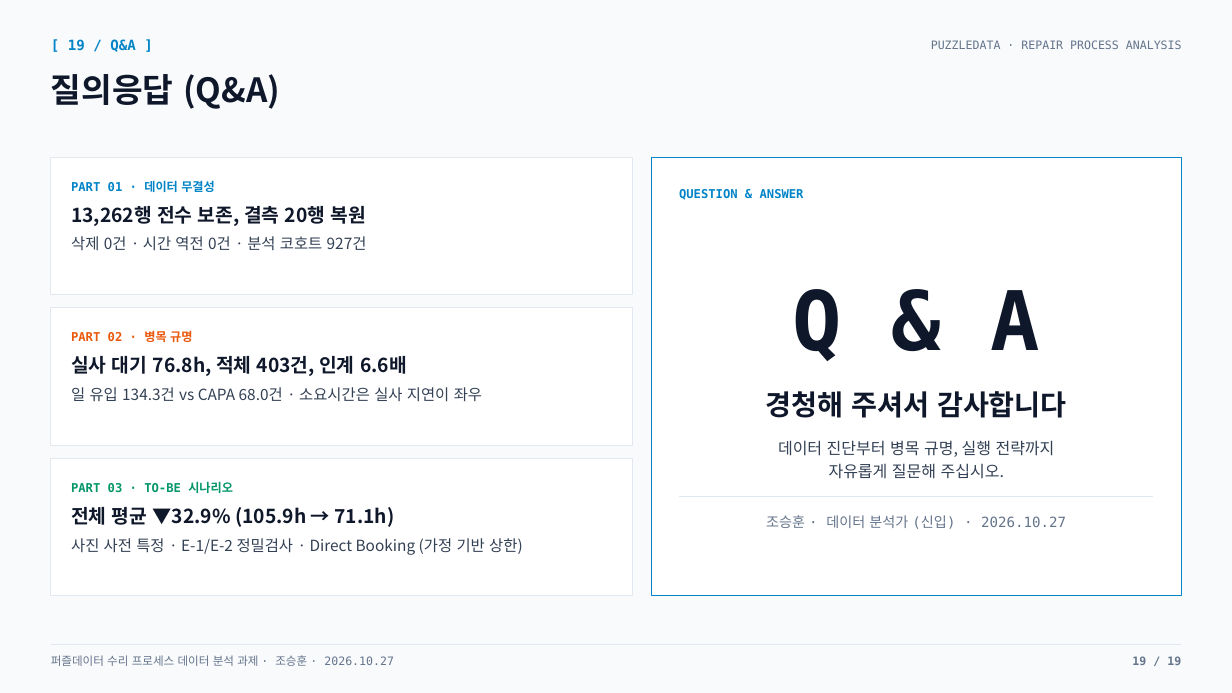
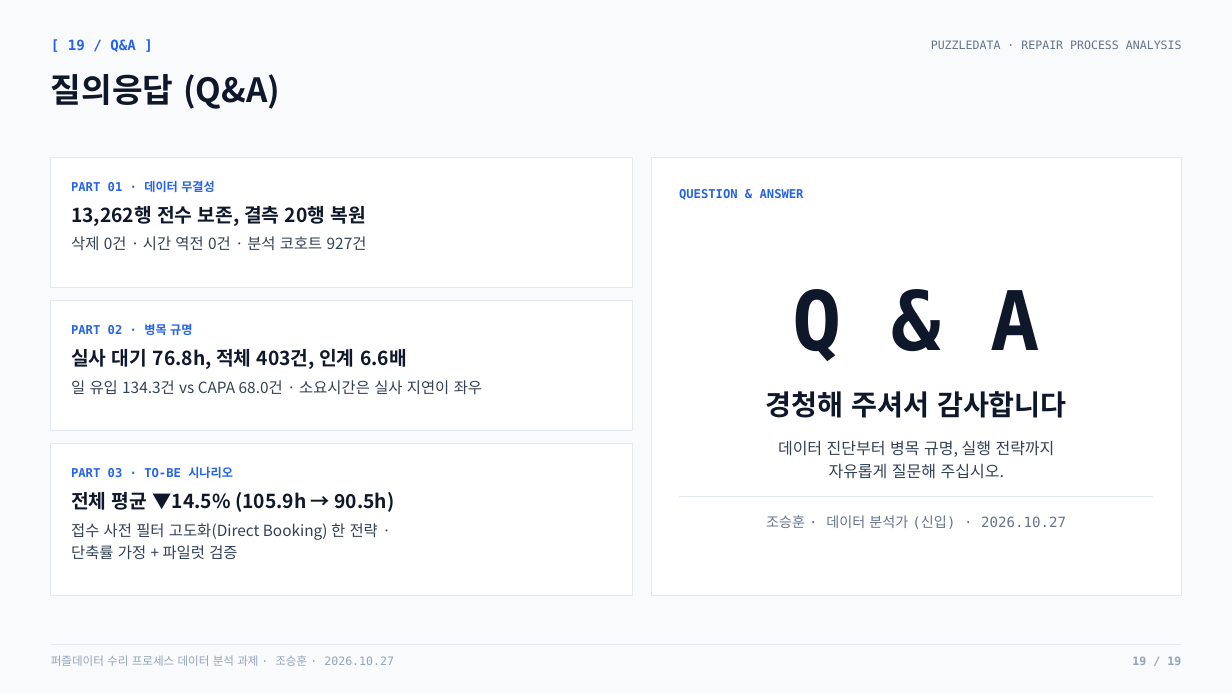
Before and after one commit to nus1245/puzzle_data, a slide deck: slide 19 of outputs/pptx/puzzledata_repair_report.pptx. Drawn at 1232x693 pixels with LibreOffice and Linux fonts; fonts in the diff are those of the drawing. Boxes give left, top, right and bottom in pixels: in the first picture for what was removed or moved away, otherwise in the second. Text is boxed around its words. In the diff, an @@ line names an element or a change of style, - is before the commit and + after.

```diff
--- a/outputs/pptx/puzzledata_repair_report.pptx
+++ b/outputs/pptx/puzzledata_repair_report.pptx
@@ rectangle: place and size @@
-rectangle at (51,157,633,295)
+rectangle at (51,157,633,287)
@@ rectangle at (652,157,1181,596): outline #0284C7 0.75 pt to #E2E8F0 0.75 pt @@
@@ text colour #0284C7 to #2563EB in 3 elements at (68,39,136,52), (71,180,215,192), (679,189,804,200) @@
@@ rectangle: place and size @@
-rectangle at (51,308,633,445)
+rectangle at (51,300,633,431)
@@ text "PART 02 · 병목 규명": place and size @@
-text "PART 02 · 병목 규명" at (71,330,192,342)
+text "PART 02 · 병목 규명" at (71,323,192,335)
@@ text "PART 02 · 병목 규명" at (71,323,192,335): text colour #EA580C to #2563EB @@
@@ text "실사 대기 76.8h, 적체 403건, ...": place and size @@
-text "실사 대기 76.8h, 적체 403건, ..." at (71,356,407,376)
+text "실사 대기 76.8h, 적체 403건, ..." at (71,349,407,369)
@@ text "일 유입 134.3건 vs CAPA ...": place and size @@
-text "일 유입 134.3건 vs CAPA ..." at (71,387,482,402)
+text "일 유입 134.3건 vs CAPA ..." at (71,380,482,395)
@@ rectangle: place and size @@
-rectangle at (51,458,633,596)
+rectangle at (51,444,633,596)
@@ text "PART 03 · TO-BE 시나리오": place and size @@
-text "PART 03 · TO-BE 시나리오" at (71,481,233,493)
+text "PART 03 · TO-BE 시나리오" at (71,466,233,478)
@@ text "PART 03 · TO-BE 시나리오" at (71,466,233,478): text colour #059669 to #2563EB @@
@@ text at (71,492,394,512): text changed @@
-전체 평균 ▼32.9% (105.9h → 71.1h)
+전체 평균 ▼14.5% (105.9h → 90.5h)
@@ text at (71,523,378,559): text changed @@
-사진 사전 특정 · E-1/E-2 정밀검사 · Direct Booking (가정 기반 상한)
+접수 사전 필터 고도화(Direct Booking) 한 전략 ·
+단축률 가정 + 파일럿 검증
@@ text "퍼즐데이터 수리 프로세스 데이터 분석 ..." at (51,655,394,666): text colour #64748B to #94A3B8 @@
@@ text "19 / 19" at (1132,656,1181,665): text colour #64748B to #94A3B8 @@
```
Also in this commit, not shown: 17 other slides changed, 1 slide added, 1 slide removed, 22 other files.
